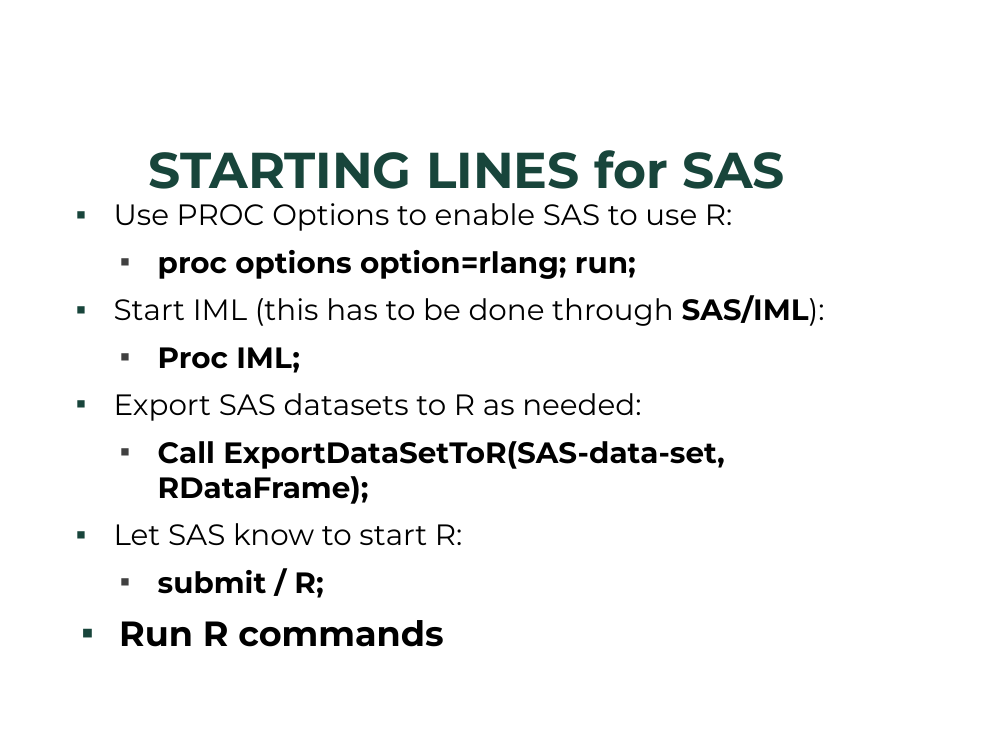
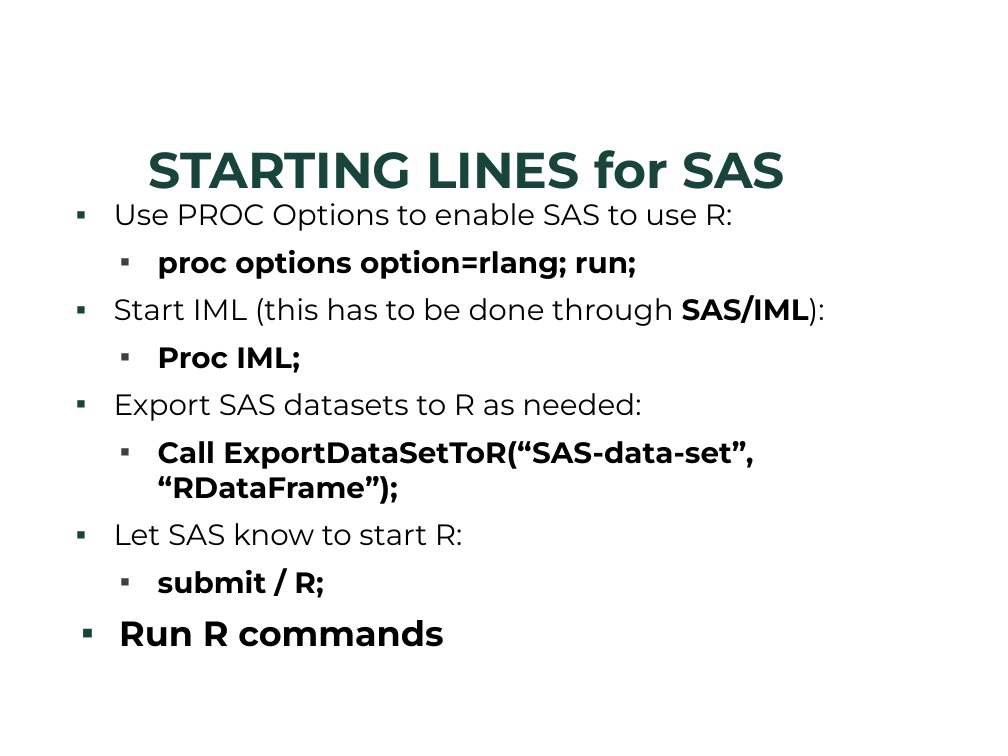
Before and after one commit to BarryDeCicco/SASandRandSAS, a slide deck: slide 11 of Presentations/SAS and R and SAS (MiSUG, 2021_08_25, CSTAT Layout).pptx. Drawn at 1008x756 pixels with LibreOffice and Linux fonts; fonts in the diff are those of the drawing; background and template pictures are left out. Boxes give left, top, right and bottom in pixels: in the first picture for what was removed or moved away, otherwise in the second. Text is boxed around its words. In the diff, an @@ line names an element or a change of style, - is before the commit and + after.

```diff
--- a/Presentations/SAS and R and SAS (MiSUG, 2021_08_25, CSTAT Layout).pptx
+++ b/Presentations/SAS and R and SAS (MiSUG, 2021_08_25, CSTAT Layout).pptx
@@ text at (x1=158, y1=441, x2=753, y2=504): text changed @@
-  ▪ Call ExportDataSetToR(SAS-data-set, RDataFrame);
+  ▪ Call ExportDataSetToR(“SAS-data-set”, “RDataFrame”);
```
Also in this commit, not shown: 7 other slides changed, 1 slide added, 1 slide removed, 1 other file.
